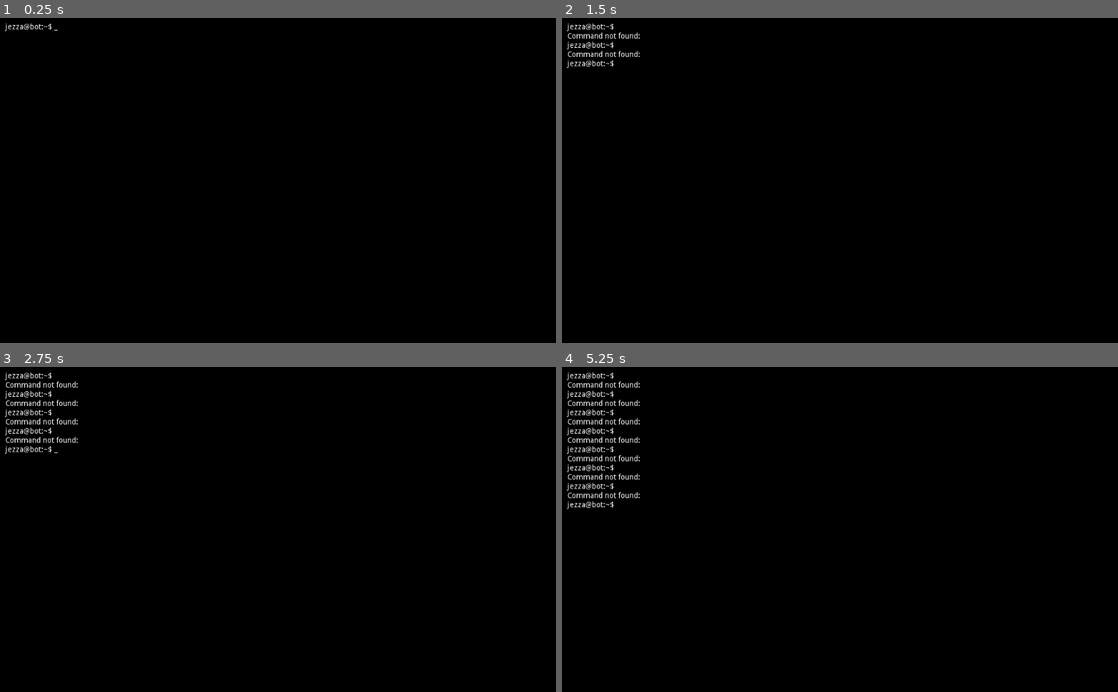
Above: before the commit, frames 1-4 (two rows, left to right).
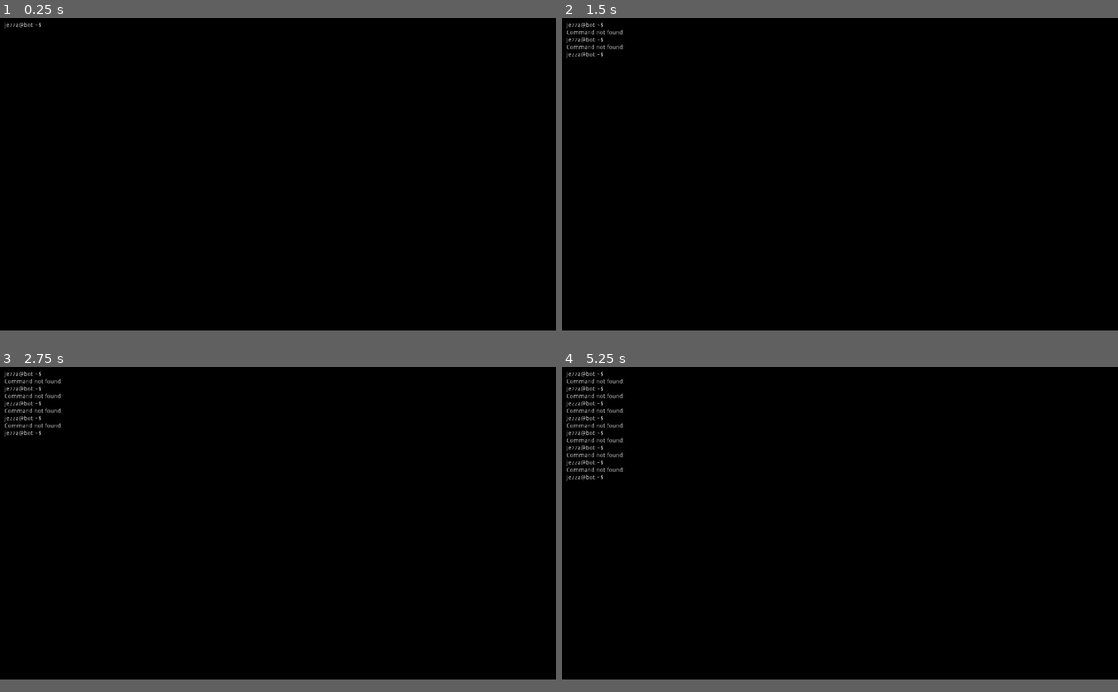
Above: after the commit, the same moments.

Repository: Jezza/ludum-dare-45
Game: Godot game, scene res://Terminal.tscn
Same seed, same stepped clock (60 frames per second), same inputs: the game is played once before the commit and once after it.
Inputs (mouse positions are in pixels of both pictures, inside the frame that each line leads up to):
- Up to frame 1 (0.25 s): no input
- Up to frame 2 (1.5 s): tap Enter at 0.5, 0.6 s; move the mouse to (962, 164) at 0.52 s; hold Right (ui_right) 0.53-1.25 s; click (962, 164) at 0.67 s; tap Up (ui_up) at 0.77 s; tap Space at 1.25 s; drag from (728, 196) to (812, 245) at 1.27 s
- Up to frame 3 (2.75 s): tap Enter at 2, 2.1 s; move the mouse to (333, 458) at 2.02 s; hold Left (ui_left) from 2.03 s (still down)
- Up to frame 4 (5.25 s): release Left (ui_left) at 2.75 s; tap Space at 2.75, 4.25 s; drag from (812, 594) to (673, 480) at 2.77 s; tap Enter at 3.5, 3.6, 5.1 s; move the mouse to (1006, 578) at 3.52 s; hold Right (ui_right) 3.53-4.25 s; tap Up (ui_up) at 3.77 s; drag from (673, 480) to (756, 448) at 4.27 s; move the mouse to (867, 529) at 5.02 s; hold Right (ui_right) from 5.03 s (still down); click (867, 529) at 5.17 s
The window is 800x468 before the commit and 800x450 after it. Grey fills any space a smaller window leaves; there, only what the larger window draws over its background counts as a difference.

The runs differ from the first frame. In frame 1, 0.1% of the frame differs, in the area x 0-11%, y 1-5%; in frame 2, 0.7%; in frame 3, 1.2%; in frame 4, 2.0%, in the area x 0-14%, y 1-44%.

Commit message:
Did a thing...

Diff:
--- a/Terminal.tscn
+++ b/Terminal.tscn
@@ -8,11 +8,14 @@
 [node name="Terminal" type="Control"]
 anchor_right = 1.0
 anchor_bottom = 1.0
+size_flags_horizontal = 3
+size_flags_vertical = 3
 script = ExtResource( 1 )
 
 [node name="Panel" type="Panel" parent="."]
-margin_right = 1024.0
-margin_bottom = 600.0
+margin_right = 1280.0
+margin_bottom = 720.0
+size_flags_horizontal = 3
 custom_styles/panel = SubResource( 1 )
 
 [node name="MarginContainer" type="MarginContainer" parent="Panel"]
@@ -24,8 +27,8 @@
 margin_bottom = -10.0
 
 [node name="Label" type="Label" parent="Panel/MarginContainer"]
-margin_right = 1004.0
-margin_bottom = 580.0
+margin_right = 1260.0
+margin_bottom = 700.0
 grow_horizontal = 0
 grow_vertical = 0
 focus_mode = 2
--- a/World.tscn
+++ b/World.tscn
@@ -3,66 +3,136 @@
 [ext_resource path="res://Player.tscn" type="PackedScene" id=1]
 [ext_resource path="res://icon.png" type="Texture" id=2]
 
-[sub_resource type="RectangleShape2D" id=2]
+[sub_resource type="RectangleShape2D" id=1]
 extents = Vector2( 32, 32 )
 
 [node name="World" type="Node"]
 
 [node name="Player" parent="." instance=ExtResource( 1 )]
-position = Vector2( 261.25, 63.65 )
+position = Vector2( 96, 288 )
 
 [node name="Wall" type="StaticBody2D" parent="."]
 editor/display_folded = true
-position = Vector2( 509, 420 )
+modulate = Color( 0, 0, 0, 1 )
+position = Vector2( 32, 416 )
 __meta__ = {
 "_edit_group_": true
 }
 
 [node name="CollisionShape2D" type="CollisionShape2D" parent="Wall"]
-scale = Vector2( 20, 1 )
-shape = SubResource( 2 )
+shape = SubResource( 1 )
 
 [node name="Sprite" type="Sprite" parent="Wall/CollisionShape2D"]
 texture = ExtResource( 2 )
 
+[node name="Wall6" type="StaticBody2D" parent="."]
+editor/display_folded = true
+modulate = Color( 0, 0, 0, 1 )
+position = Vector2( 224, 576 )
+__meta__ = {
+"_edit_group_": true
+}
+
+[node name="CollisionShape2D" type="CollisionShape2D" parent="Wall6"]
+shape = SubResource( 1 )
+
+[node name="Sprite" type="Sprite" parent="Wall6/CollisionShape2D"]
+texture = ExtResource( 2 )
+
+[node name="Wall8" type="StaticBody2D" parent="."]
+editor/display_folded = true
+modulate = Color( 0, 0, 0, 1 )
+position = Vector2( 416, 416 )
+__meta__ = {
+"_edit_group_": true
+}
+
+[node name="CollisionShape2D" type="CollisionShape2D" parent="Wall8"]
+shape = SubResource( 1 )
+
+[node name="Sprite" type="Sprite" parent="Wall8/CollisionShape2D"]
+texture = ExtResource( 2 )
+
+[node name="Wall2" type="StaticBody2D" parent="."]
+editor/display_folded = true
+modulate = Color( 0, 0, 0, 1 )
+position = Vector2( 160, 416 )
+__meta__ = {
+"_edit_group_": true
+}
+
+[node name="CollisionShape2D" type="CollisionShape2D" parent="Wall2"]
+shape = SubResource( 1 )
+
+[node name="Sprite" type="Sprite" parent="Wall2/CollisionShape2D"]
+texture = ExtResource( 2 )
+
 [node name="Wall4" type="StaticBody2D" parent="."]
 editor/display_folded = true
-position = Vector2( 509.849, 324 )
-scale = Vector2( 1, 2 )
+modulate = Color( 0, 0, 0, 1 )
+position = Vector2( 352, 576 )
 __meta__ = {
 "_edit_group_": true
 }
 
 [node name="CollisionShape2D" type="CollisionShape2D" parent="Wall4"]
-shape = SubResource( 2 )
+shape = SubResource( 1 )
 
 [node name="Sprite" type="Sprite" parent="Wall4/CollisionShape2D"]
 texture = ExtResource( 2 )
 
-[node name="Wall2" type="StaticBody2D" parent="."]
+[node name="Wall7" type="StaticBody2D" parent="."]
 editor/display_folded = true
-position = Vector2( -21, 230 )
+modulate = Color( 0, 0, 0, 1 )
+position = Vector2( 544, 416 )
 __meta__ = {
 "_edit_group_": true
 }
 
-[node name="CollisionShape2D" type="CollisionShape2D" parent="Wall2"]
-scale = Vector2( 1, 10 )
-shape = SubResource( 2 )
+[node name="CollisionShape2D" type="CollisionShape2D" parent="Wall7"]
+shape = SubResource( 1 )
 
-[node name="Sprite" type="Sprite" parent="Wall2/CollisionShape2D"]
+[node name="Sprite" type="Sprite" parent="Wall7/CollisionShape2D"]
 texture = ExtResource( 2 )
 
 [node name="Wall3" type="StaticBody2D" parent="."]
 editor/display_folded = true
-position = Vector2( 1042, 230 )
+modulate = Color( 0, 0, 0, 1 )
+position = Vector2( 96, 416 )
 __meta__ = {
 "_edit_group_": true
 }
 
 [node name="CollisionShape2D" type="CollisionShape2D" parent="Wall3"]
-scale = Vector2( 1, 10 )
-shape = SubResource( 2 )
+shape = SubResource( 1 )
 
 [node name="Sprite" type="Sprite" parent="Wall3/CollisionShape2D"]
 texture = ExtResource( 2 )
+
+[node name="Wall5" type="StaticBody2D" parent="."]
+editor/display_folded = true
+modulate = Color( 0, 0, 0, 1 )
+position = Vector2( 288, 576 )
+__meta__ = {
+"_edit_group_": true
+}
+
+[node name="CollisionShape2D" type="CollisionShape2D" parent="Wall5"]
+shape = SubResource( 1 )
+
+[node name="Sprite" type="Sprite" parent="Wall5/CollisionShape2D"]
+texture = ExtResource( 2 )
+
+[node name="Wall9" type="StaticBody2D" parent="."]
+editor/display_folded = true
+modulate = Color( 0, 0, 0, 1 )
+position = Vector2( 480, 416 )
+__meta__ = {
+"_edit_group_": true
+}
+
+[node name="CollisionShape2D" type="CollisionShape2D" parent="Wall9"]
+shape = SubResource( 1 )
+
+[node name="Sprite" type="Sprite" parent="Wall9/CollisionShape2D"]
+texture = ExtResource( 2 )
--- a/project.godot
+++ b/project.godot
@@ -19,6 +19,13 @@
 run/main_scene="res://Terminal.tscn"
 config/icon="res://icon.png"
 
+[display]
+
+window/size/width=1280
+window/size/height=720
+window/size/resizable=false
+window/stretch/mode="2d"
+
 [rendering]
 
 quality/driver/driver_name="GLES2"
